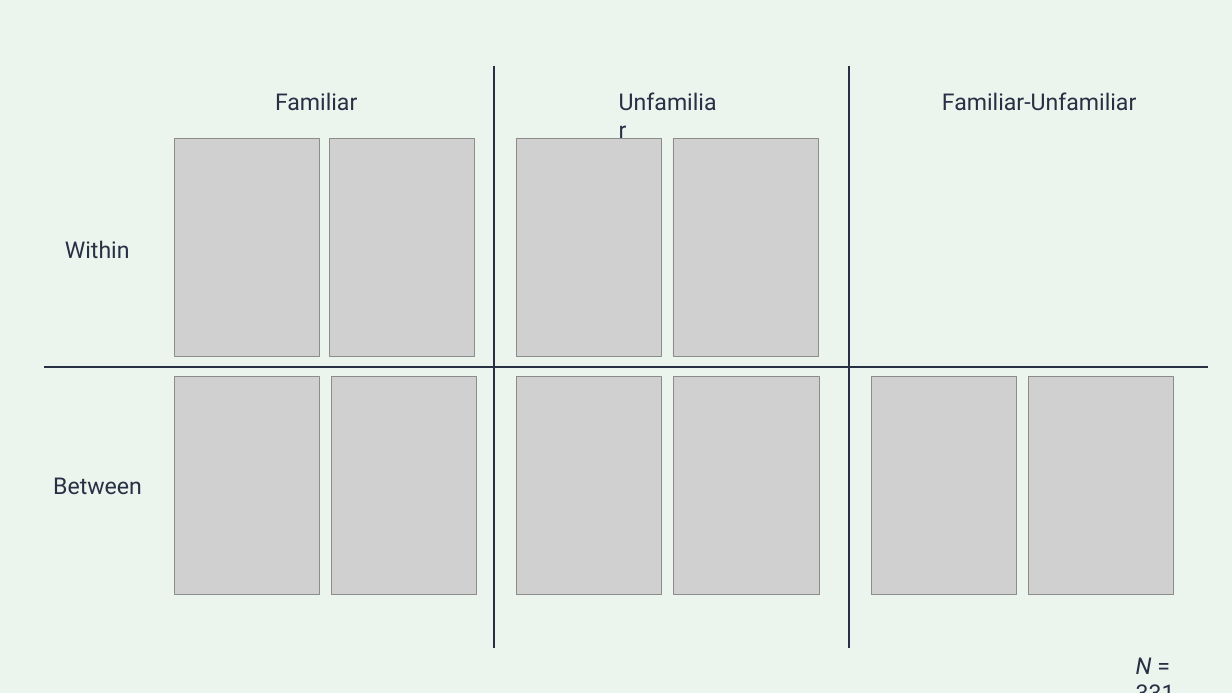
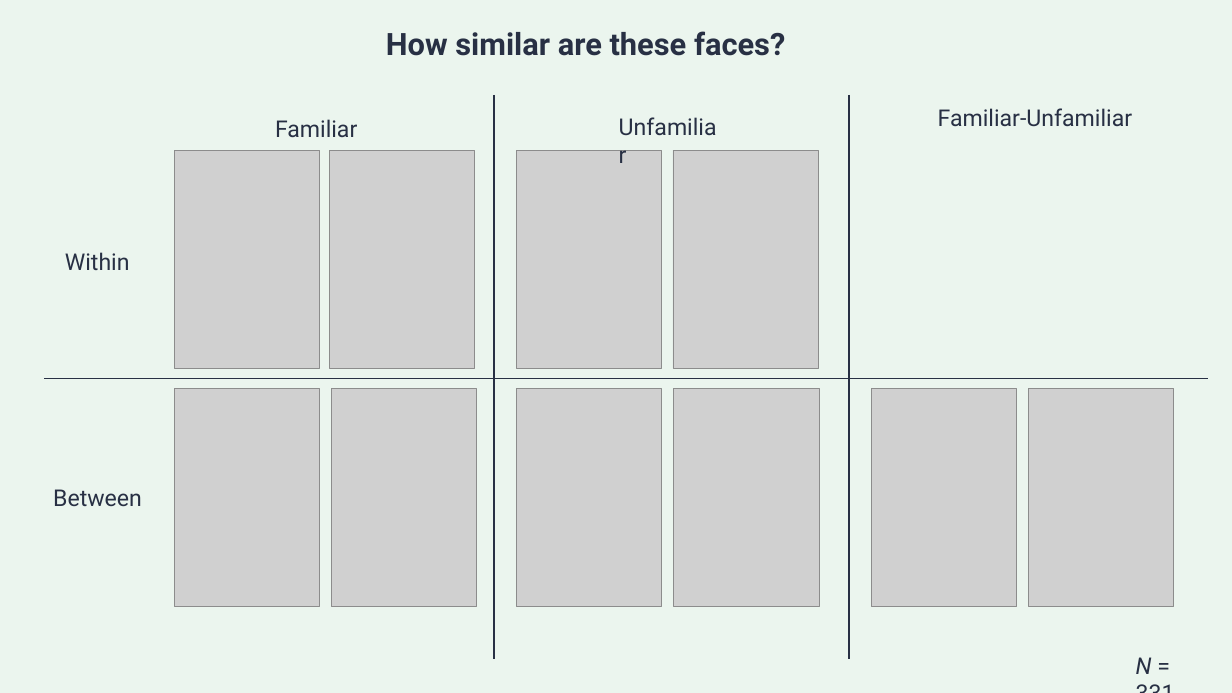
Before and after one commit to yarenkoca/yarenkoca.github.io, a slide deck: slide 11 of files/CSBBCS_2026_Talk.pptx. Drawn at 1232x693 pixels with LibreOffice and Linux fonts; fonts in the diff are those of the drawing; grey boxes stand for pictures. Boxes give left, top, right and bottom in pixels: in the first picture for what was removed or moved away, otherwise in the second. Text is boxed around its words. In the diff, an @@ line names an element or a change of style, - is before the commit and + after.

```diff
--- a/files/CSBBCS_2026_Talk.pptx
+++ b/files/CSBBCS_2026_Talk.pptx
@@ text added at (x1=386, y1=31, x2=785, y2=56), 24 pt, text #283044, bold @@
+How similar are these faces?
@@ text "Familiar" moved from (x1=275, y1=92, x2=357, y2=110) to (x1=275, y1=119, x2=357, y2=137) @@
@@ line moved from (494, 66) - (494, 648) to (494, 95) - (494, 660) @@
@@ text "Unfamiliar" moved from (x1=942, y1=92, x2=1136, y2=110) to (x1=938, y1=108, x2=1132, y2=126) @@
@@ line moved from (849, 66) - (849, 648) to (849, 95) - (849, 660) @@
@@ text "Familiar-Unfamiliar" moved from (x1=942, y1=92, x2=1136, y2=110) to (x1=938, y1=108, x2=1132, y2=126) @@
@@ 10 pictures, 2 texts, 1 line moved together from (x1=44, y1=139, x2=1209, y2=595) to (x1=44, y1=151, x2=1209, y2=606) @@
```
Also in this commit, not shown: 1 other file.
